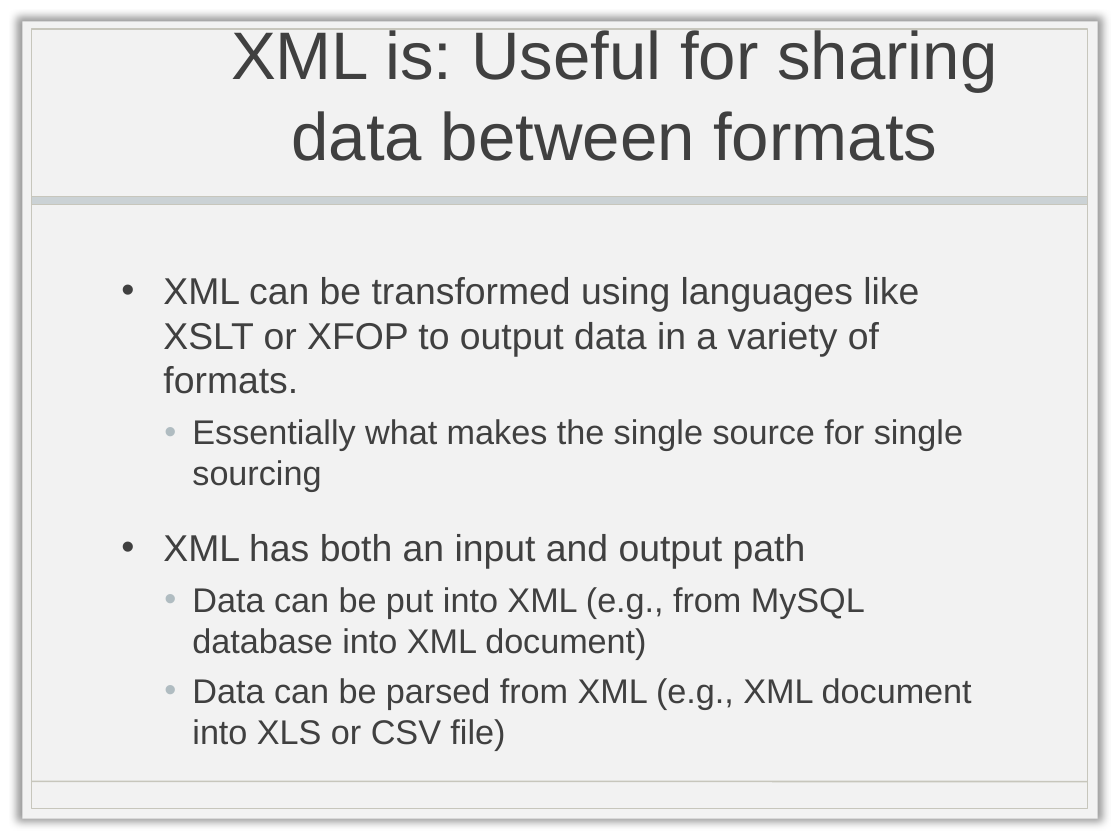
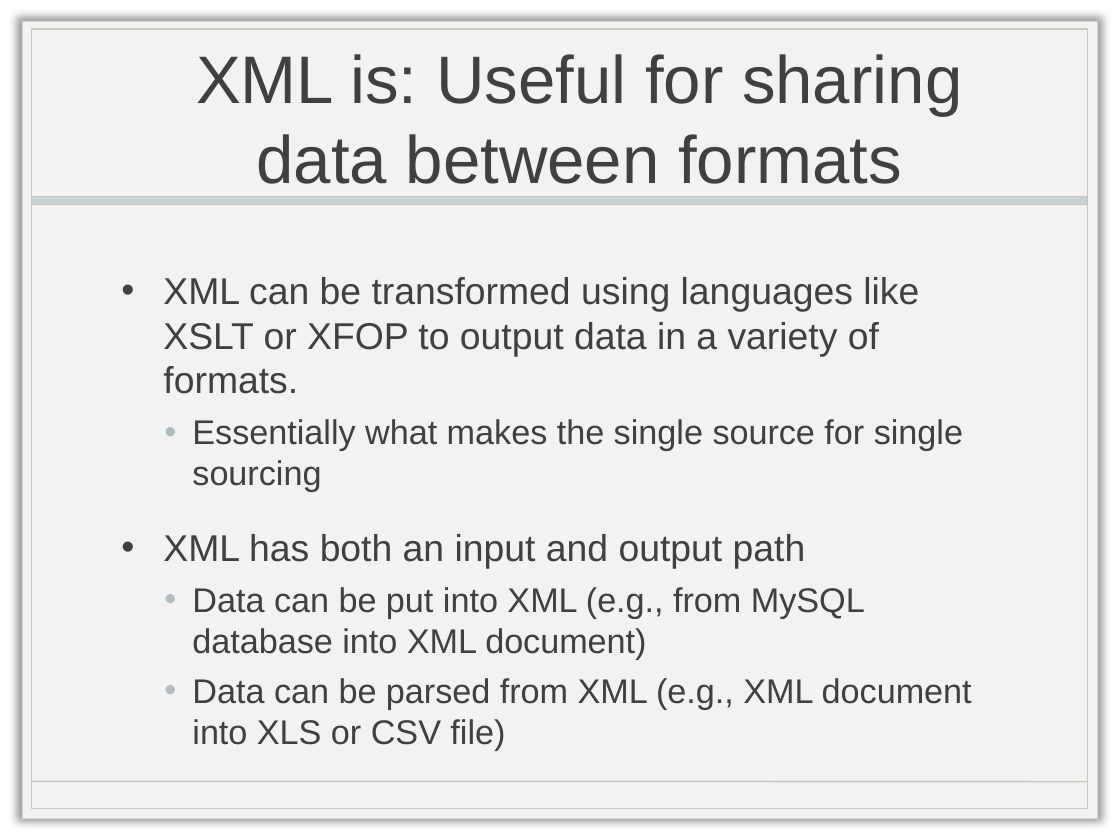
Before and after one commit to doctorlam/tecm5191, a slide deck: slide 4 of readings/intro-xml.pptx. Drawn at 1120x840 pixels with LibreOffice and Linux fonts; fonts in the diff are those of the drawing; background and template pictures are left out. Boxes give left, top, right and bottom in pixels: in the first picture for what was removed or moved away, otherwise in the second. Text is boxed around its words. In the diff, an @@ line names an element or a change of style, - is before the commit and + after.

```diff
--- a/readings/intro-xml.pptx
+++ b/readings/intro-xml.pptx
@@ title "XML is: Useful for sharing ...": place and size @@
-title "XML is: Useful for sharing ..." at [231, 28, 997, 161]
+title "XML is: Useful for sharing ..." at [196, 54, 962, 184]
```
Also in this commit, not shown: 2 other slides changed, 4 other files.
